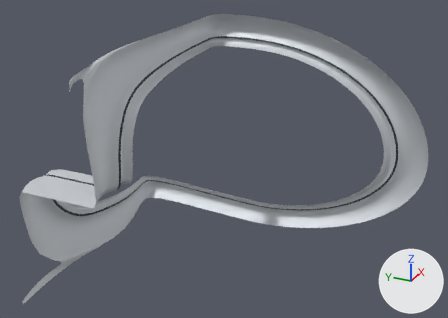
Two versions of the glTF model asset/models/hull-bow-2127/hull-bow-2127.glb, one commit apart.
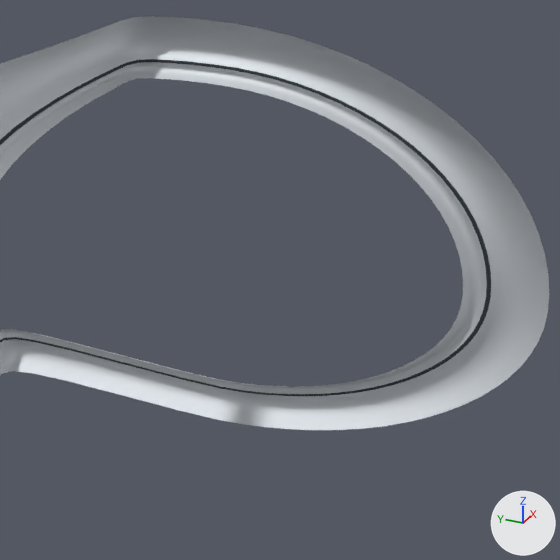
Old and new are each drawn whole from a 50 mm camera at (36.9, -34.9, 40.8) aimed at (87.5, -12.1, 15.6) and again close up on the part from 32% to 97% of the width and 2% to 93% of the height. The axes (+X, +Y, +Z) are drawn at lower right. The lights are the same throughout. The first two pictures are the older version. The close-ups show mesh edges as thin lines.

The scene before the commit, as lines of its bpy script (objects in view):
```python
me_bow_quad_cage = bpy.data.meshes.new('Bow_Quad_Cage')
me_bow_quad_cage.from_pydata(...)  # 2456 vertices, 4696 faces; spans x 73.3..94.7, y -30.7..3.7, z 2.7..28.6
# faces by material slot: [4344, 352]
me_bow_quad_cage.materials.append(mat_bow_silver)  # light grey #dadee2
me_bow_quad_cage.materials.append(mat_bow_recess)  # greyish blue #353e45
ob_bow_collar = bpy.data.objects.new('Bow_Collar', me_bow_quad_cage)
ob_bow_collar.location = (0.0, 0.0, 0.0)
```
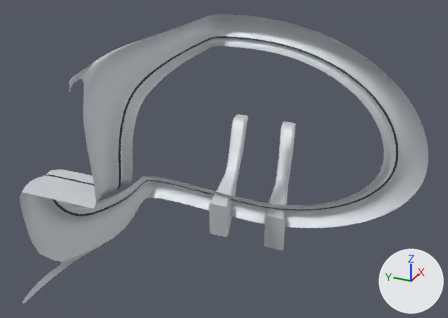
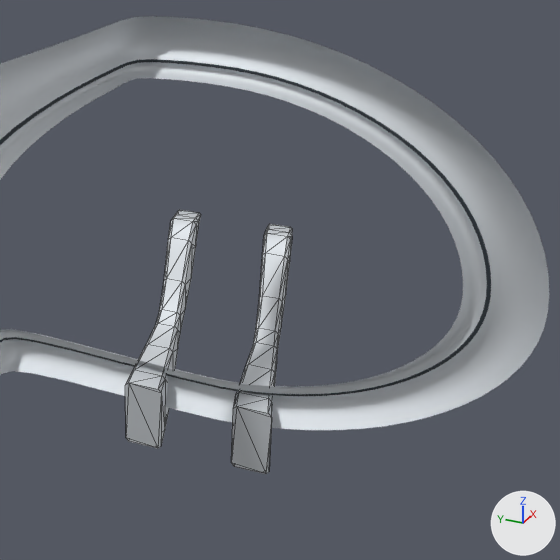
Commit message: feat(city): reveal the bow rail recess

Boxes [x1, y1, x2, y2] around the edits, measured in the close-ups (560 x 560 px):
```json
{"object": "Bow_Bearing_Seaward", "change": "added", "after": [125, 210, 201, 448]}
{"object": "Bow_Bearing_Inland", "change": "added", "after": [231, 224, 292, 474]}
```

Scene script edits in JSON lines:
```json
{"op": "add", "block": "me_bow_bearing_seaward", "code": ["me_bow_bearing_seaward = bpy.data.meshes.new('Bow_Bearing_Seaward')", "me_bow_bearing_seaward.from_pydata(...)  # 80 vertices, 156 faces; spans x 91.95..103.0, y -10.58..-6.83, z 3.65..14.18", "me_bow_bearing_seaward.materials.append(mat_bow_silver)  # light grey #dadee2"]}
{"op": "add", "block": "me_bow_bearing_inland", "code": ["me_bow_bearing_inland = bpy.data.meshes.new('Bow_Bearing_Inland')", "me_bow_bearing_inland.from_pydata(...)  # 80 vertices, 156 faces; spans x 91.95..103.0, y -17.21..-12.88, z 3.65..14.18", "me_bow_bearing_inland.materials.append(mat_bow_silver)  # light grey #dadee2"]}
{"op": "add", "block": "ob_bow_bearing_seaward", "code": ["ob_bow_bearing_seaward = bpy.data.objects.new('Bow_Bearing_Seaward', me_bow_bearing_seaward)", "ob_bow_bearing_seaward.location = (0.0, 0.0, 0.0)"]}
{"op": "add", "block": "ob_bow_bearing_inland", "code": ["ob_bow_bearing_inland = bpy.data.objects.new('Bow_Bearing_Inland', me_bow_bearing_inland)", "ob_bow_bearing_inland.location = (0.0, 0.0, 0.0)"]}
```
